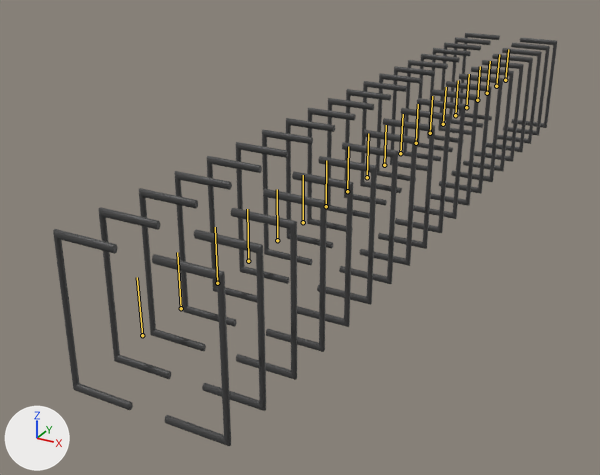
The FBX model Assets/3D/Fbx/RotatingPipe.fbx, before and after one commit.
One viewpoint serves both versions: a 50 mm camera at (8.7, -10.0, 7.6) aimed at (-1.9, 9.4, -2.1). Arrows for +X, +Y and +Z are at lower left; the lights stay in place. The older version comes first. The bones that bend it are drawn over the model as lines.

Names of what the first picture shows: 'Pipes'.
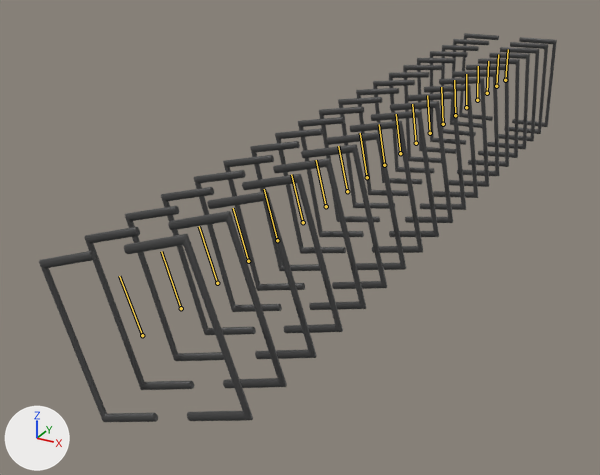
The newer file adds an action. The first version stands in its rest pose; the second is drawn at frame 60 of the action 'Twisting'.

Patch to the scene script:
```diff
--- a/Assets/3D/Fbx/RotatingPipe.fbx.py
+++ b/Assets/3D/Fbx/RotatingPipe.fbx.py
@@ bone_bone_003 @@
 bone_bone_003 = bpy.data.objects['Armature'].pose.bones['Bone.003']  # child of 'Bone.002'
-bone_bone_003.rotation_quaternion = (1.0, 0.0, 0.0, 0.0)  # degrees (0, 0, 0)
+bone_bone_003.rotation_quaternion = (1.0, 0.0, 0.0, 0.009)  # degrees (0, 0, 1)
@@ bone_bone_004 @@
 bone_bone_004 = bpy.data.objects['Armature'].pose.bones['Bone.004']  # child of 'Bone.003'
-bone_bone_004.rotation_quaternion = (1.0, 0.0, 0.0, 0.0)  # degrees (0, 0, 0)
+bone_bone_004.rotation_quaternion = (1.0, 0.0, 0.0, 0.009)  # degrees (0, 0, 1)
@@ bone_bone_005 @@
 bone_bone_005 = bpy.data.objects['Armature'].pose.bones['Bone.005']  # child of 'Bone.004'
-bone_bone_005.rotation_quaternion = (1.0, 0.0, 0.0, 0.0)  # degrees (0, 0, 0)
+bone_bone_005.rotation_quaternion = (1.0, 0.0, 0.0, 0.009)  # degrees (0, 0, 1)
@@ bone_bone_006 @@
 bone_bone_006 = bpy.data.objects['Armature'].pose.bones['Bone.006']  # child of 'Bone.005'
-bone_bone_006.rotation_quaternion = (1.0, 0.0, 0.0, 0.0)  # degrees (0, 0, 0)
+bone_bone_006.rotation_quaternion = (1.0, 0.0, 0.0, 0.009)  # degrees (0, 0, 1)
@@ bone_bone_007 @@
 bone_bone_007 = bpy.data.objects['Armature'].pose.bones['Bone.007']  # child of 'Bone.006'
-bone_bone_007.rotation_quaternion = (1.0, 0.0, 0.0, 0.0)  # degrees (0, 0, 0)
+bone_bone_007.rotation_quaternion = (1.0, 0.0, 0.0, 0.009)  # degrees (0, 0, 1)
@@ bone_bone_008 @@
 bone_bone_008 = bpy.data.objects['Armature'].pose.bones['Bone.008']  # child of 'Bone.007'
-bone_bone_008.rotation_quaternion = (1.0, 0.0, 0.0, 0.0)  # degrees (0, 0, 0)
+bone_bone_008.rotation_quaternion = (1.0, 0.0, 0.0, 0.009)  # degrees (0, 0, 1)
@@ bone_bone_009 @@
 bone_bone_009 = bpy.data.objects['Armature'].pose.bones['Bone.009']  # child of 'Bone.008'
-bone_bone_009.rotation_quaternion = (1.0, 0.0, 0.0, 0.0)  # degrees (0, 0, 0)
+bone_bone_009.rotation_quaternion = (1.0, 0.0, 0.0, 0.009)  # degrees (0, 0, 1)
@@ bone_bone_010 @@
 bone_bone_010 = bpy.data.objects['Armature'].pose.bones['Bone.010']  # child of 'Bone.009'
-bone_bone_010.rotation_quaternion = (1.0, 0.0, 0.0, 0.0)  # degrees (0, 0, 0)
+bone_bone_010.rotation_quaternion = (1.0, 0.0, 0.0, 0.009)  # degrees (0, 0, 1)
@@ bone_bone_011 @@
 bone_bone_011 = bpy.data.objects['Armature'].pose.bones['Bone.011']  # child of 'Bone.010'
-bone_bone_011.rotation_quaternion = (1.0, 0.0, 0.0, 0.0)  # degrees (0, 0, 0)
+bone_bone_011.rotation_quaternion = (1.0, 0.0, 0.0, 0.009)  # degrees (0, 0, 1)
@@ bone_bone_012 @@
 bone_bone_012 = bpy.data.objects['Armature'].pose.bones['Bone.012']  # child of 'Bone.011'
-bone_bone_012.rotation_quaternion = (1.0, 0.0, 0.0, 0.0)  # degrees (0, 0, 0)
+bone_bone_012.rotation_quaternion = (1.0, 0.0, 0.0, 0.009)  # degrees (0, 0, 1)
@@ bone_bone_013 @@
 bone_bone_013 = bpy.data.objects['Armature'].pose.bones['Bone.013']  # child of 'Bone.012'
-bone_bone_013.rotation_quaternion = (1.0, 0.0, 0.0, 0.0)  # degrees (0, 0, 0)
+bone_bone_013.rotation_quaternion = (1.0, 0.0, 0.0, 0.009)  # degrees (0, 0, 1)
@@ bone_bone_014 @@
 bone_bone_014 = bpy.data.objects['Armature'].pose.bones['Bone.014']  # child of 'Bone.013'
-bone_bone_014.rotation_quaternion = (1.0, 0.0, 0.0, 0.0)  # degrees (0, 0, 0)
+bone_bone_014.rotation_quaternion = (1.0, 0.0, 0.0, 0.009)  # degrees (0, 0, 1)
@@ bone_bone_015 @@
 bone_bone_015 = bpy.data.objects['Armature'].pose.bones['Bone.015']  # child of 'Bone.014'
-bone_bone_015.rotation_quaternion = (1.0, 0.0, 0.0, 0.0)  # degrees (0, 0, 0)
+bone_bone_015.rotation_quaternion = (1.0, 0.0, 0.0, 0.009)  # degrees (0, 0, 1)
@@ bone_bone_016 @@
 bone_bone_016 = bpy.data.objects['Armature'].pose.bones['Bone.016']  # child of 'Bone.015'
-bone_bone_016.rotation_quaternion = (1.0, 0.0, 0.0, 0.0)  # degrees (0, 0, 0)
+bone_bone_016.rotation_quaternion = (1.0, 0.0, 0.0, 0.009)  # degrees (0, 0, 1)
@@ bone_bone_017 @@
 bone_bone_017 = bpy.data.objects['Armature'].pose.bones['Bone.017']  # child of 'Bone.016'
-bone_bone_017.rotation_quaternion = (1.0, 0.0, 0.0, 0.0)  # degrees (0, 0, 0)
+bone_bone_017.rotation_quaternion = (1.0, 0.0, 0.0, 0.009)  # degrees (0, 0, 1)
@@ bone_bone_018 @@
 bone_bone_018 = bpy.data.objects['Armature'].pose.bones['Bone.018']  # child of 'Bone.017'
-bone_bone_018.rotation_quaternion = (1.0, 0.0, 0.0, 0.0)  # degrees (0, 0, 0)
+bone_bone_018.rotation_quaternion = (1.0, 0.0, 0.0, 0.009)  # degrees (0, 0, 1)
@@ bone_bone_019 @@
 bone_bone_019 = bpy.data.objects['Armature'].pose.bones['Bone.019']  # child of 'Bone.018'
-bone_bone_019.rotation_quaternion = (1.0, 0.0, 0.0, 0.0)  # degrees (0, 0, 0)
+bone_bone_019.rotation_quaternion = (1.0, 0.0, 0.0, 0.009)  # degrees (0, 0, 1)
@@ bone_bone_020 @@
 bone_bone_020 = bpy.data.objects['Armature'].pose.bones['Bone.020']  # child of 'Bone.019'
-bone_bone_020.rotation_quaternion = (1.0, 0.0, 0.0, 0.0)  # degrees (0, 0, 0)
+bone_bone_020.rotation_quaternion = (1.0, 0.0, 0.0, 0.009)  # degrees (0, 0, 1)
```

Location of each change, [x1, y1, x2, y2] in pixels of the pictures (600 x 475 px):
'Pipes', posed: before [53, 33, 557, 446]; after [39, 33, 557, 422]
bone 'Bone.003', root to tip: before (487, 93) to (490, 61); after (487, 93) to (488, 61)
bone 'Bone.004', root to tip: before (477, 100) to (480, 66); after (477, 100) to (478, 66)
bone 'Bone.005', root to tip: before (466, 107) to (469, 74); after (466, 107) to (466, 74)
bone 'Bone.006', root to tip: before (455, 115) to (458, 80); after (455, 115) to (454, 80)
bone 'Bone.007', root to tip: before (443, 124) to (446, 87); after (443, 124) to (441, 87)
bone 'Bone.008', root to tip: before (430, 133) to (432, 96); after (430, 133) to (427, 95)
bone 'Bone.009', root to tip: before (416, 143) to (418, 104); after (416, 143) to (412, 104)
bone 'Bone.010', root to tip: before (400, 153) to (403, 114); after (400, 153) to (396, 114)
bone 'Bone.011', root to tip: before (384, 165) to (386, 125); after (384, 165) to (379, 124)
bone 'Bone.012', root to tip: before (367, 177) to (368, 133); after (367, 177) to (360, 133)
bone 'Bone.013', root to tip: before (347, 191) to (348, 146); after (347, 191) to (338, 146)
bone 'Bone.014', root to tip: before (326, 206) to (326, 160); after (326, 206) to (316, 160)
bone 'Bone.015', root to tip: before (303, 222) to (303, 175); after (303, 222) to (291, 174)
bone 'Bone.016', root to tip: before (277, 240) to (277, 189); after (277, 240) to (264, 189)
bone 'Bone.017', root to tip: before (248, 261) to (247, 209); after (248, 261) to (233, 208)
bone 'Bone.018', root to tip: before (217, 283) to (215, 227); after (217, 283) to (199, 226)
bone 'Bone.019', root to tip: before (181, 308) to (177, 252); after (181, 308) to (161, 251)
bone 'Bone.020', root to tip: before (142, 335) to (137, 277); after (142, 335) to (119, 276)
